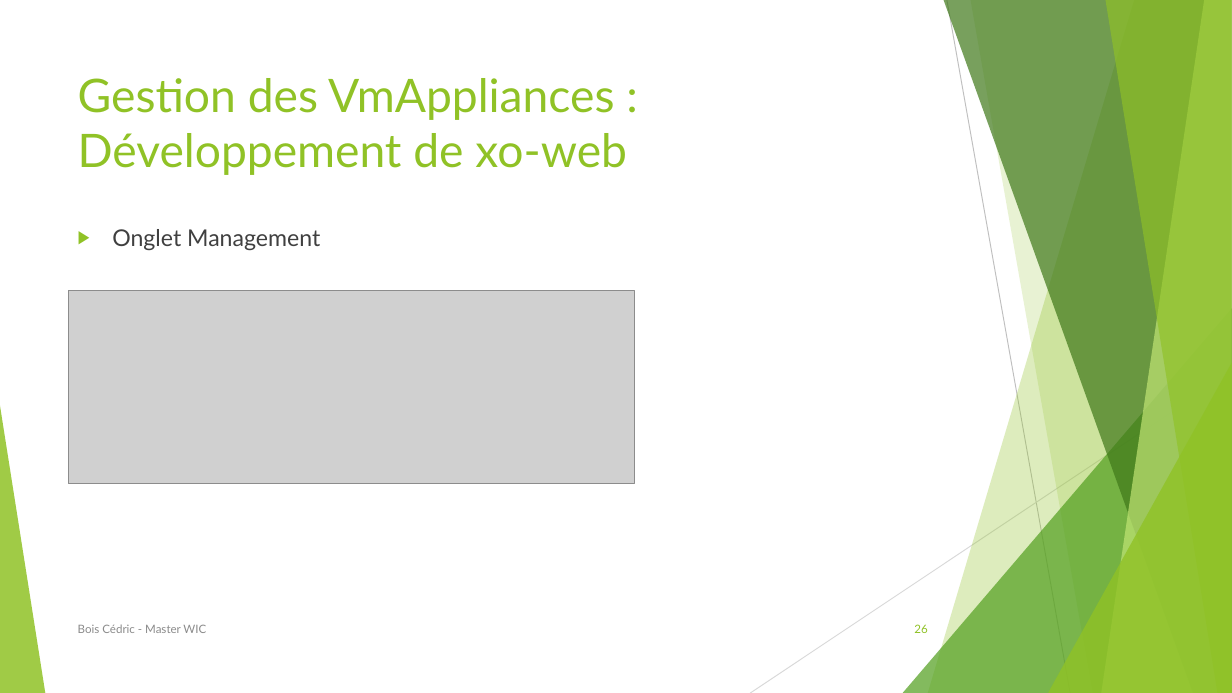
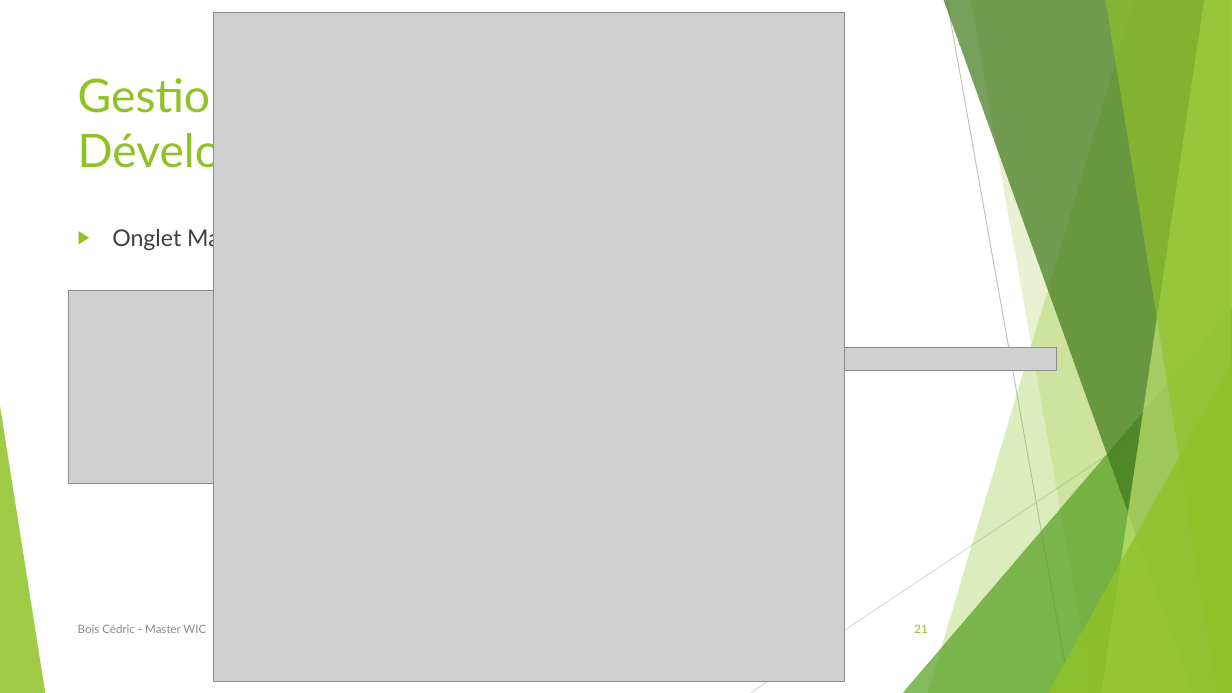
Before and after one commit to BCedric/journalStage, a slide deck: slide 21 of soutenance.pptx (slide 26 before the commit). Drawn at 1232x693 pixels with LibreOffice and Linux fonts; fonts in the diff are those of the drawing; grey boxes stand for pictures. Boxes give left, top, right and bottom in pixels: in the first picture for what was removed or moved away, otherwise in the second. Text is boxed around its words. In the diff, an @@ line names an element or a change of style, - is before the commit and + after.

```diff
--- a/soutenance.pptx
+++ b/soutenance.pptx
@@ picture added at [213, 12, 845, 681] @@
@@ picture added at [655, 348, 1056, 371] @@
@@ page number at [914, 624, 927, 633]: text changed @@
-26
+21
```
Also in this commit, not shown: 4 other slides changed, 6 slides removed.
